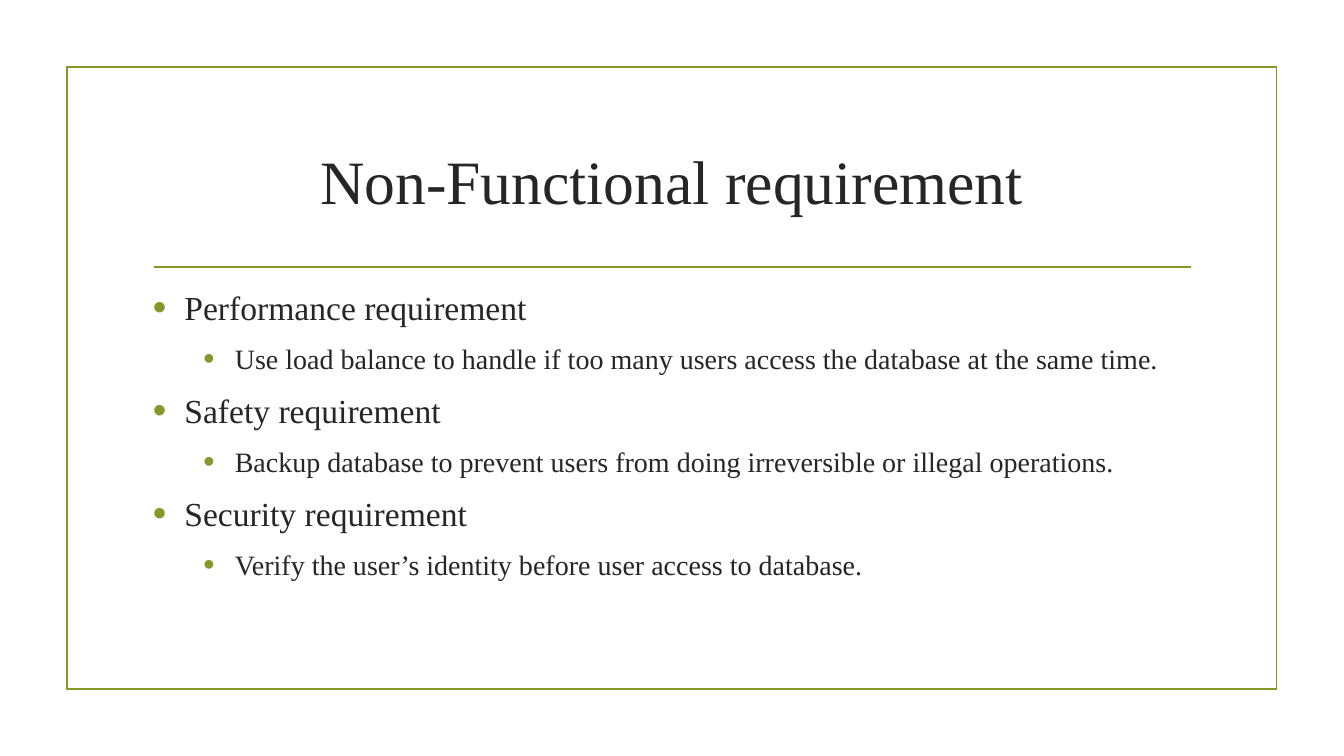
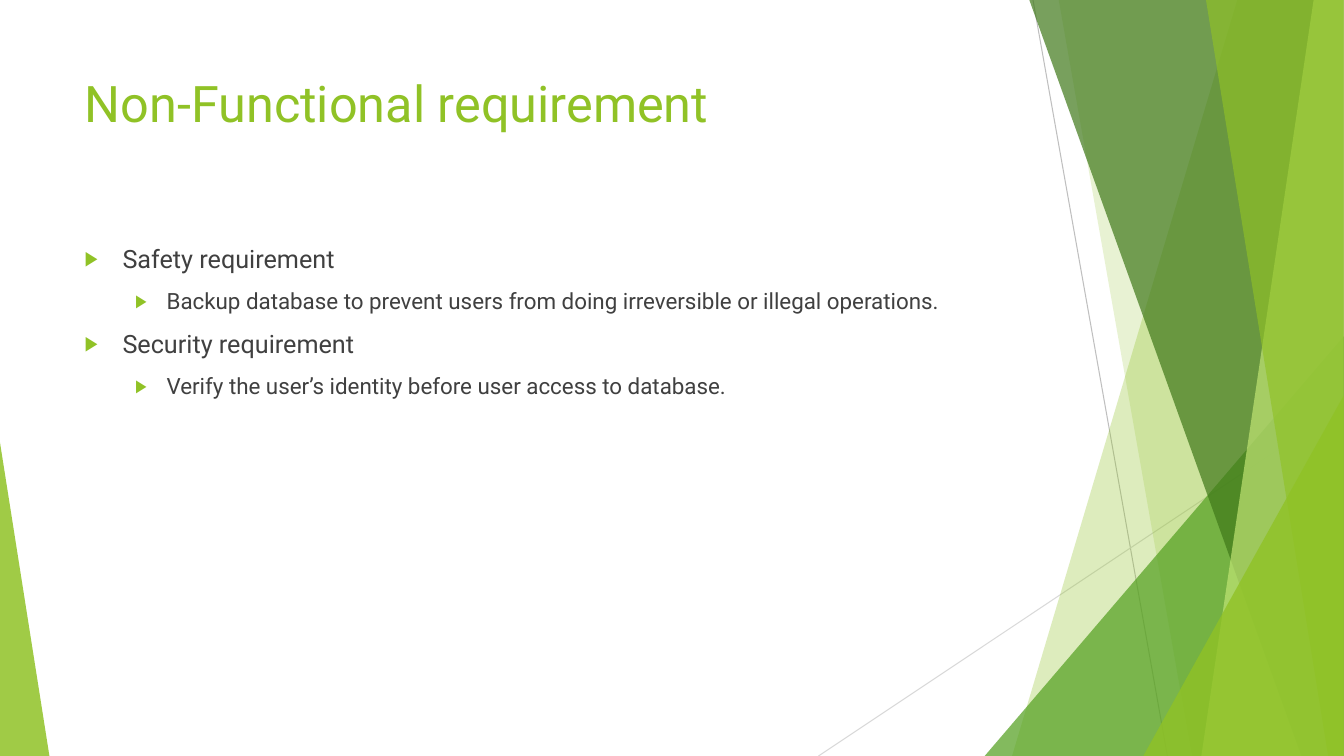
Before and after one commit to BrendonJYHsieh/BookSystem, a slide deck: slide 20 of Final Project/presentation slides.pptx (slide 7 before the commit). Drawn at 1344x756 pixels with LibreOffice and Linux fonts; fonts in the diff are those of the drawing; background and template pictures are left out. Boxes give left, top, right and bottom in pixels: in the first picture for what was removed or moved away, otherwise in the second. Text is boxed around its words. In the diff, an @@ line names an element or a change of style, - is before the commit and + after.

```diff
--- a/Final Project/presentation slides.pptx
+++ b/Final Project/presentation slides.pptx
@@ rectangle removed at (67, 68, 1276, 690) @@
@@ title "Non-Functional requirement": place and size @@
-title "Non-Functional requirement" at (320, 161, 1022, 216)
+title "Non-Functional requirement" at (85, 84, 708, 133)
@@ title "Non-Functional requirement" at (85, 84, 708, 133): size 44 to 36 pt, font Times New Roman to Roboto, text colour #262626 to #90C226; alignment centre to left; vertical alignment middle to top @@
@@ text "Safety requirement": place and size @@
-text "Safety requirement" at (184, 296, 1158, 580)
+text "Safety requirement" at (123, 249, 939, 399)
@@ text "Safety requirement" at (123, 249, 939, 399): size 24 to 18 pt in "Safety requirement", "Security requirement"; font Times New Roman to Roboto, text colour #262626 to #404040; size 20 to 16 pt in "Backup database to prevent users from doing ...", "Verify the user’s identity before user access ..."; bullet • to ▶; bullet colour #83992A to #90C226 @@
@@ line removed from (154, 267) to (1191, 267) @@
@@ text at (184, 296, 1158, 374): paragraphs removed @@
-• Performance requirement
-  • Use load balance to handle if too many users access the database at the same time.
@@ group added at (0, 0, 1344, 756): 5 freeform shapes, 3 triangles, 2 lines @@
```
Also in this commit, not shown: 3 other slides changed, 16 slides added, 3 slides removed, 17 other files.
